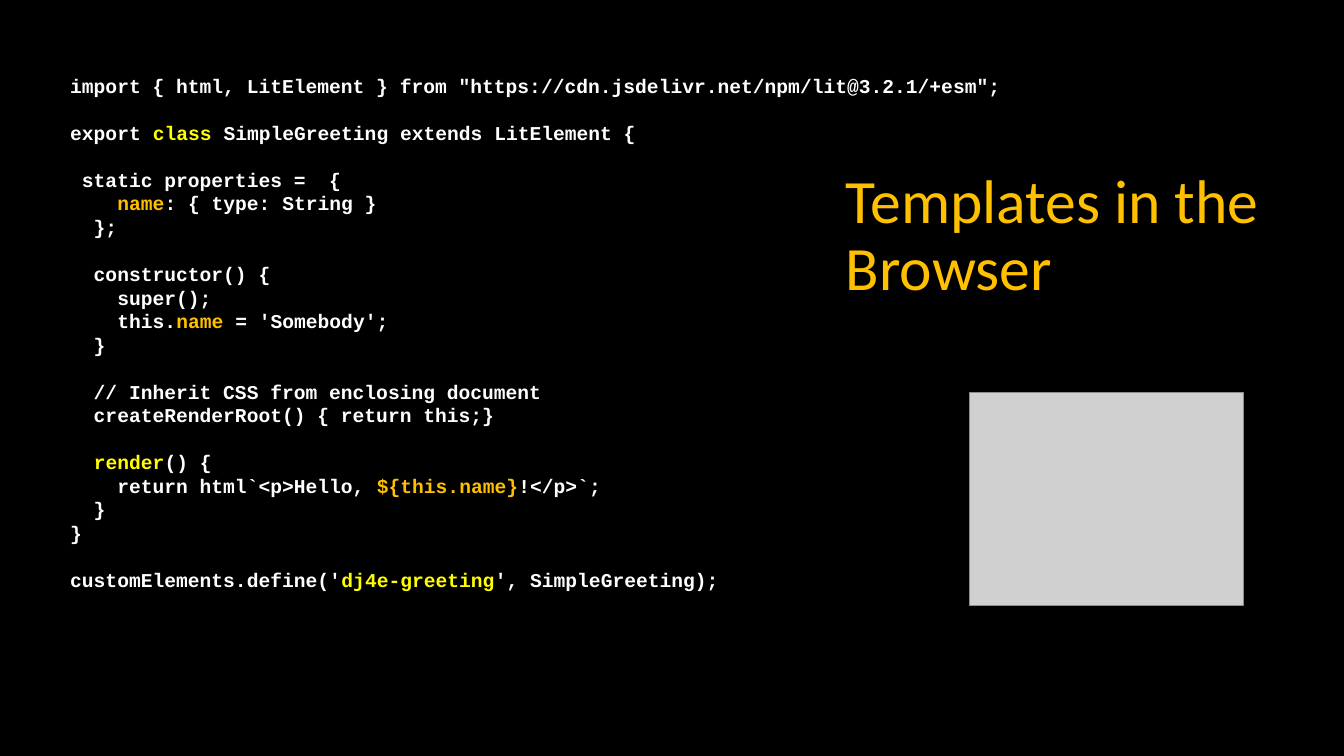
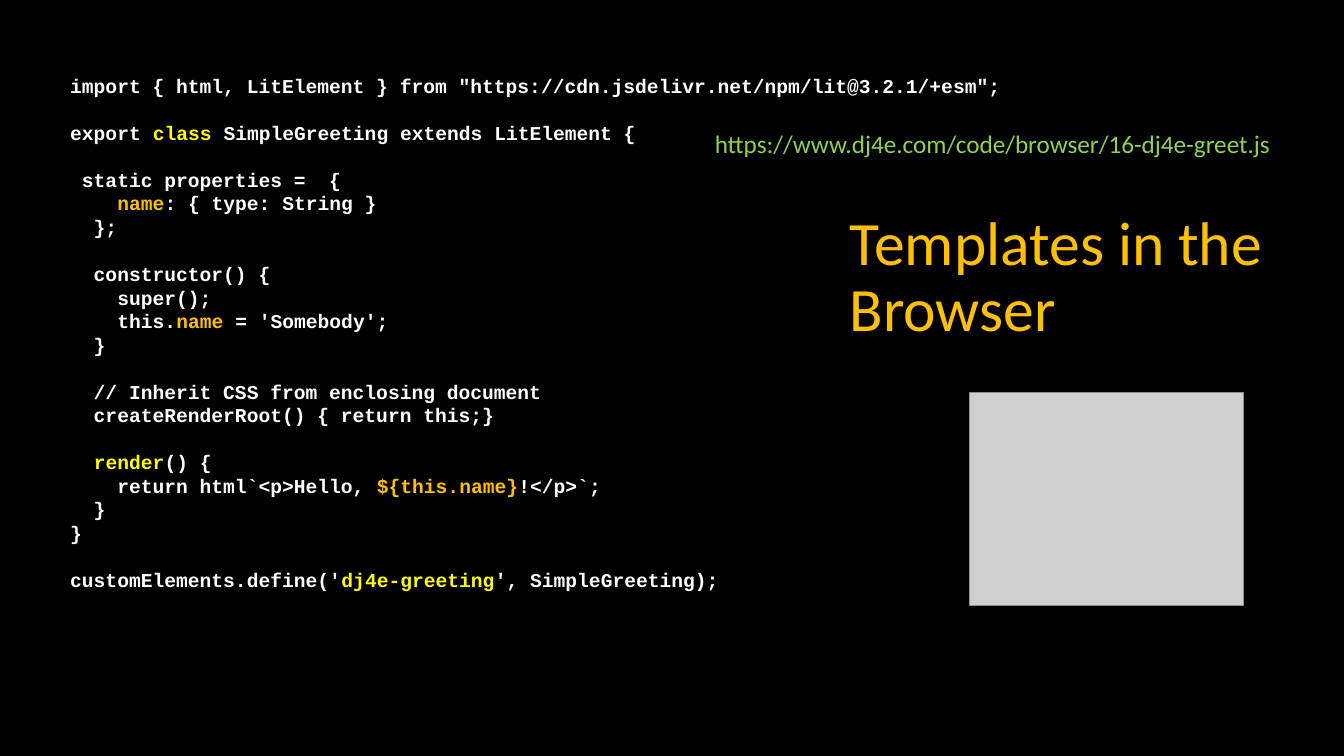
Before and after one commit to csev/dj4e, a slide deck: slide 45 of lectures/JS-03-Browser.pptx (slide 44 before the commit). Drawn at 1344x756 pixels with LibreOffice and Linux fonts; fonts in the diff are those of the drawing; grey boxes stand for pictures. Boxes give left, top, right and bottom in pixels: in the first picture for what was removed or moved away, otherwise in the second. Text is boxed around its words. In the diff, an @@ line names an element or a change of style, - is before the commit and + after.

```diff
--- a/lectures/JS-03-Browser.pptx
+++ b/lectures/JS-03-Browser.pptx
@@ text added at bbox=[715, 135, 1270, 158], 18 pt, text #92D050 @@
+https://www.dj4e.com/code/browser/16-dj4e-greet.js
@@ title "Templates in the Browser": place and size @@
-title "Templates in the Browser" at bbox=[846, 180, 1259, 291]
+title "Templates in the Browser" at bbox=[850, 222, 1262, 332]
```
Also in this commit, not shown: 5 other slides changed, 1 slide added.
